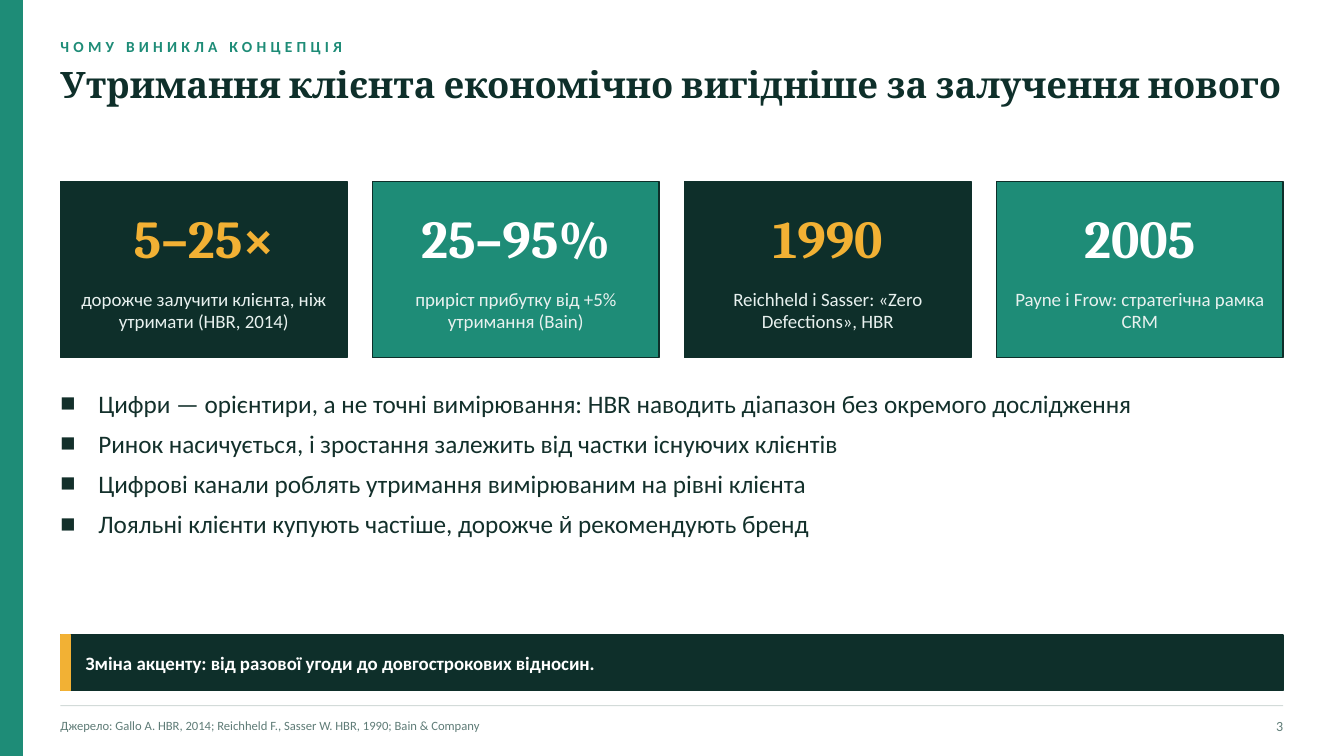
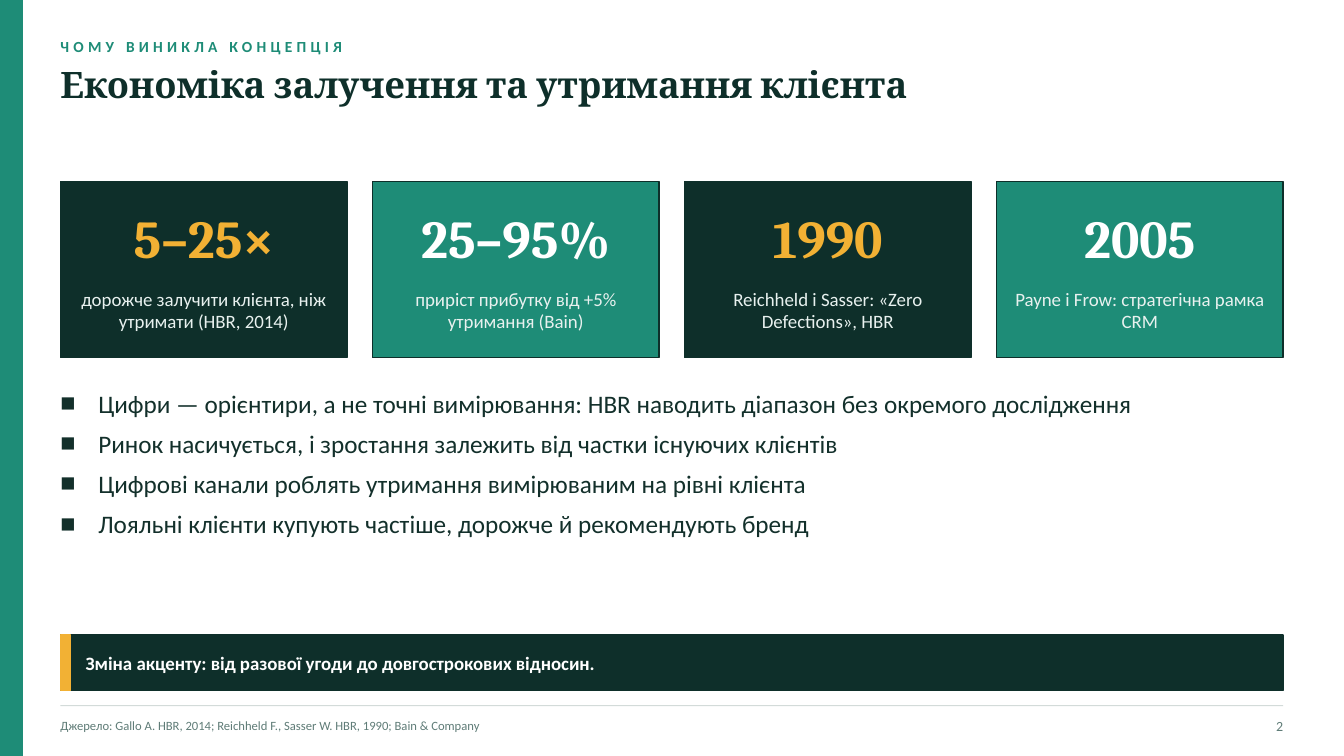
Before and after one commit to Storozh-007/anya-tasks, a slide deck: slide 2 of files/marketing-extra/Брушневська_Анна_Сучасна_концепція_маркетинг_відносин.pptx (slide 3 before the commit). Drawn at 1344x756 pixels with LibreOffice and Linux fonts; fonts in the diff are those of the drawing. Boxes give left, top, right and bottom in pixels: in the first picture for what was removed or moved away, otherwise in the second. Text is boxed around its words. In the diff, an @@ line names an element or a change of style, - is before the commit and + after.

```diff
--- a/files/marketing-extra/Брушневська_Анна_Сучасна_концепція_маркетинг_відносин.pptx
+++ b/files/marketing-extra/Брушневська_Анна_Сучасна_концепція_маркетинг_відносин.pptx
@@ text at [60,70,907,107]: text changed @@
-Утримання клієнта економічно вигідніше за залучення нового
+Економіка залучення та утримання клієнта
```
Also in this commit, not shown: 13 other slides changed, 4 slides removed, 47 other files.
